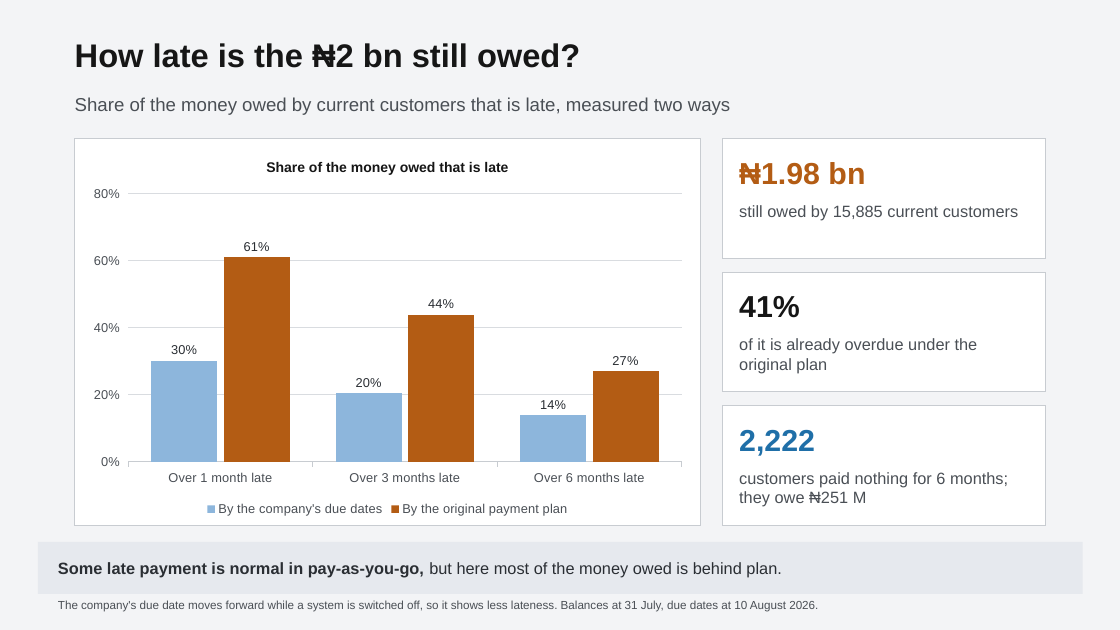
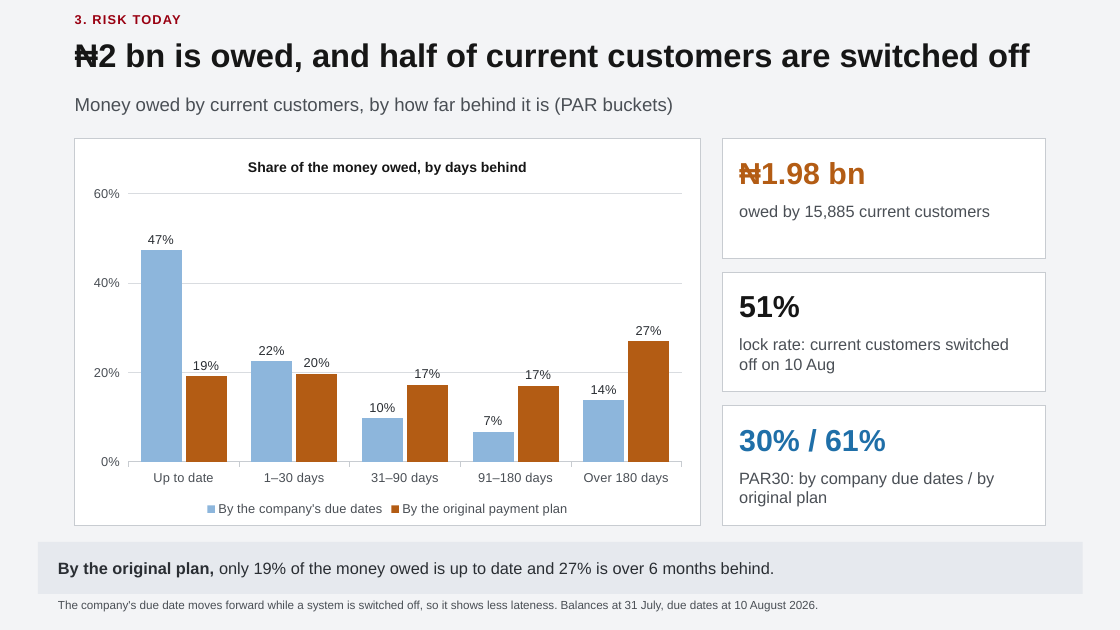
Before and after one commit to chilalaabubakar/EDA, a slide deck: slide 4 of case_study_5_paygo/Case_5_-_Decision_Briefing.pptx (slide 9 before the commit). Drawn at 1120x630 pixels with LibreOffice and Linux fonts; fonts in the diff are those of the drawing. Boxes give left, top, right and bottom in pixels: in the first picture for what was removed or moved away, otherwise in the second. Text is boxed around its words. In the diff, an @@ line names an element or a change of style, - is before the commit and + after.

```diff
--- a/case_study_5_paygo/Case_5_-_Decision_Briefing.pptx
+++ b/case_study_5_paygo/Case_5_-_Decision_Briefing.pptx
@@ text added at (75,15,181,24), 11 pt, text #990011, bold @@
+3. RISK TODAY
@@ text at (75,43,1030,72): text changed @@
-How late is the ₦2 bn still owed?
+₦2 bn is owed, and half of current customers are switched off
@@ text at (75,97,673,115): text changed @@
-Share of the money owed by current customers that is late, measured two ways
+Money owed by current customers, by how far behind it is (PAR buckets)
@@ column chart at (82,144,694,520) @@
@@ title "Share of the money owed that is late" to "Share of the money owed, by days behind" @@
-categories: Over 1 month late, Over 3 months late, Over 6 months late
+categories: Up to date, 1–30 days, 31–90 days, 91–180 days, Over 180 days
-By the company's due dates: 0.3, 0.2, 0.14
+By the company's due dates: 0.47, 0.22, 0.1, 0.07, 0.14
-By the original payment plan: 0.61, 0.44, 0.27
+By the original payment plan: 0.19, 0.2, 0.17, 0.17, 0.27
@@ value axis changed @@
@@ bar spacing changed @@
@@ text at (739,205,990,220): text changed @@
-still owed by 15,885 current customers
+owed by 15,885 current customers
@@ text at (739,296,800,318): text changed @@
-41%
+51%
@@ text at (739,338,1009,373): text changed @@
-of it is already overdue under the original plan
+lock rate: current customers switched off on 10 Aug
@@ text at (739,430,886,452): text changed @@
-2,222
+30% / 61%
@@ text at (739,472,994,507): text changed @@
-customers paid nothing for 6 months; they owe ₦251 M
+PAR30: by company due dates / by original plan
@@ text at (58,562,775,578): text changed; bold off @@
-Some late payment is normal in pay-as-you-go, but here most of the money owed is behind plan.
+By the original plan, only 19% of the money owed is up to date and 27% is over 6 months behind.
```
Also in this commit, not shown: 9 other slides changed, 1 slide added, 1 slide removed, 5 other files.
